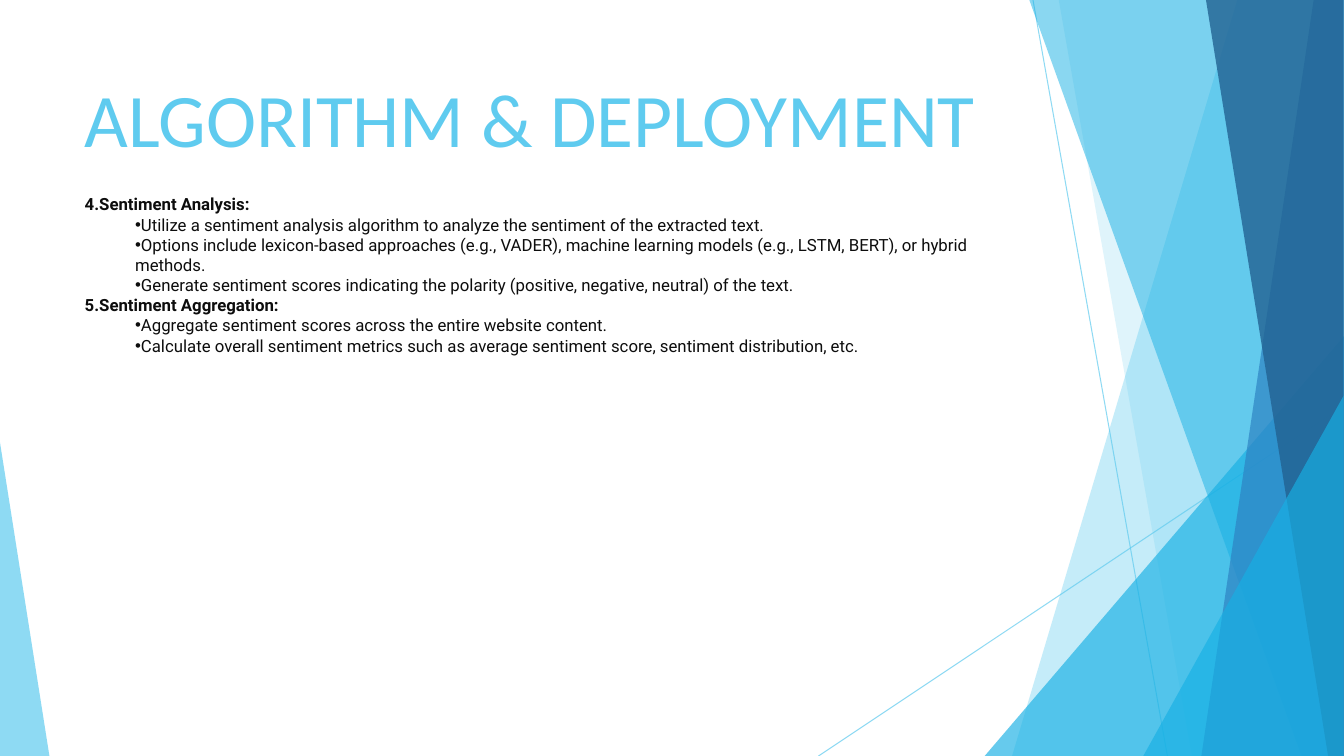
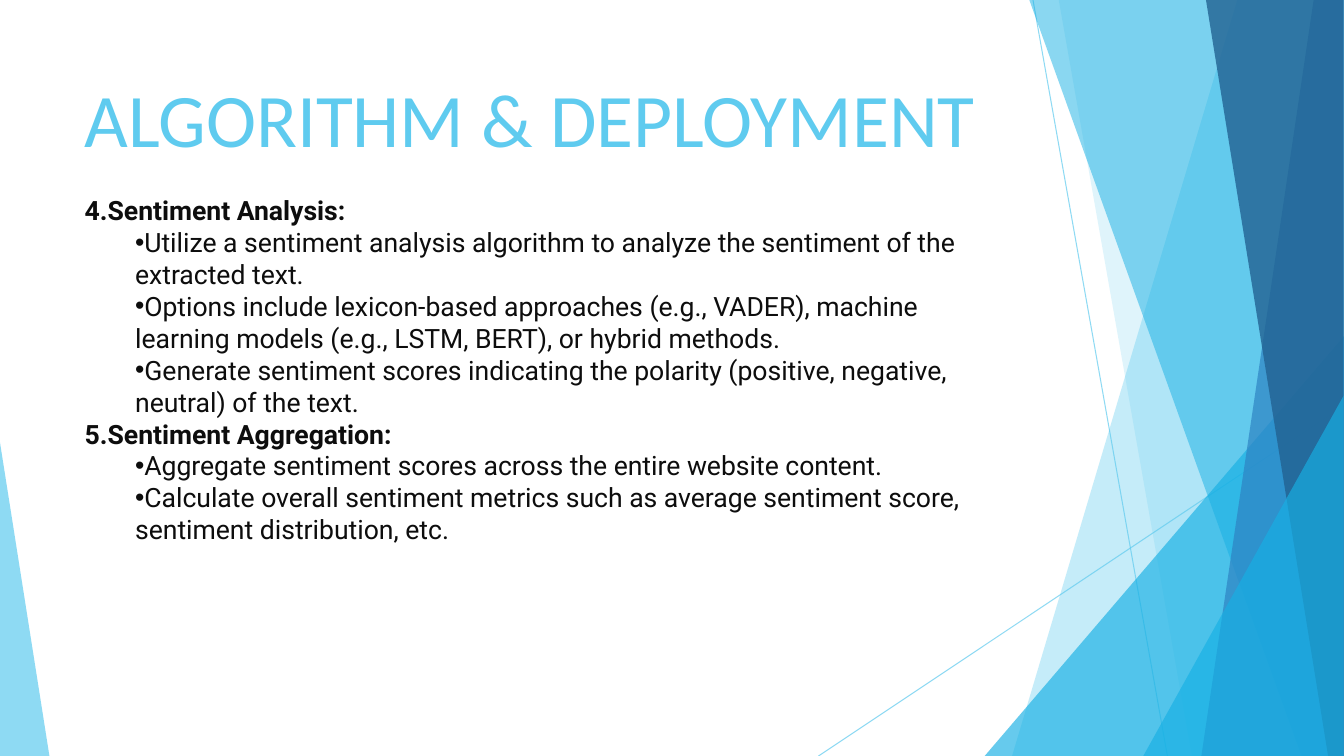
Before and after one commit to AMIRTA-LAKSHMI/Gen_AI, a slide deck: slide 9 of Website Sentimental Analysis.pptx. Drawn at 1344x756 pixels with LibreOffice and Linux fonts; fonts in the diff are those of the drawing. Boxes give left, top, right and bottom in pixels: in the first picture for what was removed or moved away, otherwise in the second. Text is boxed around its words. In the diff, an @@ line names an element or a change of style, - is before the commit and + after.

```diff
--- a/Website Sentimental Analysis.pptx
+++ b/Website Sentimental Analysis.pptx
@@ text "Sentiment Analysis:" at (x1=85, y1=200, x2=959, y2=543): size 12 to 19 pt @@
```
Also in this commit, not shown: 4 other slides changed.
